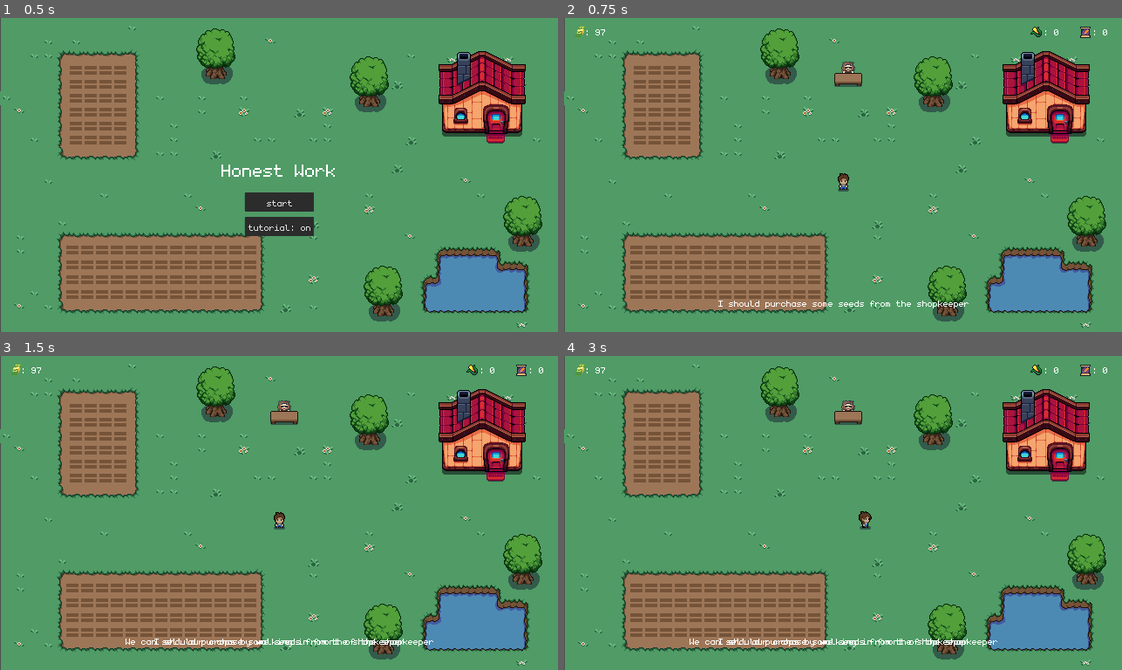
Above: before the commit, frames 1-4 (two rows, left to right).
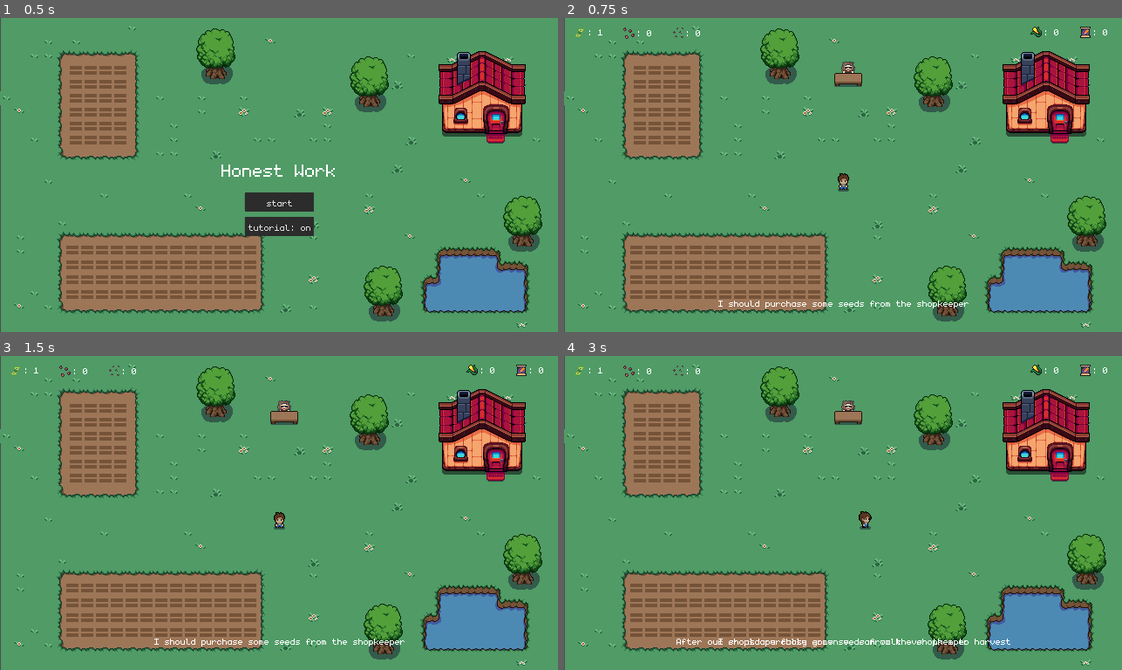
Above: after the commit, the same moments.

Repository: cammcinnes/wintermelonjam-2023
Game: Godot game, scene res://scenes/main.tscn
The game is run twice, just before and just after one commit, with the same random seed, the same clock (stepped at 60 frames per second) and the same inputs.
Inputs (mouse positions are in pixels of both pictures, inside the frame that each line leads up to):
- Up to frame 1 (0.5 s): no input
- Up to frame 2 (0.75 s): click (843, 203) at 0.5 s
- Up to frame 3 (1.5 s): drag from (251, 588) to (78, 462) at 1.27 s
- Up to frame 4 (3 s): drag from (753, 588) to (642, 462) at 2.02 s; tap Enter at 2.75 s; move the mouse to (798, 588) at 2.77 s; hold D (move_right) from 2.78 s (still down); tap 2 (select_wheat, bound only after the commit) at 2.85 s

Frame 1 is identical in both runs. In frame 2, 0.1% of the frame differs, in the area x 1-25%, y 2-7%; in frame 3, 0.3%; in frame 4, 0.4%, in the area x 1-80%, y 2-93%.

Commit message:
Changed game mechanics and tips to be more fun

Diff:
--- a/project.godot
+++ b/project.godot
@@ -65,6 +65,16 @@
 "events": [Object(InputEventKey,"resource_local_to_scene":false,"resource_name":"","device":-1,"window_id":0,"alt_press …(182 unchanged characters)…
 ]
 }
+select_corn={
+"deadzone": 0.5,
+"events": [Object(InputEventKey,"resource_local_to_scene":false,"resource_name":"","device":-1,"window_id":0,"alt_pressed":false,"shift_pressed":false,"ctrl_pressed":false,"meta_pressed":false,"pressed":false,"keycode":0,"physical_keycode":49,"key_label":0,"unicode":49,"echo":false,"script":null)
+]
+}
+select_wheat={
+"deadzone": 0.5,
+"events": [Object(InputEventKey,"resource_local_to_scene":false,"resource_name":"","device":-1,"window_id":0,"alt_pressed":false,"shift_pressed":false,"ctrl_pressed":false,"meta_pressed":false,"pressed":false,"keycode":0,"physical_keycode":50,"key_label":0,"unicode":50,"echo":false,"script":null)
+]
+}
 
 [rendering]
 
--- a/scenes/growzone.tscn
+++ b/scenes/growzone.tscn
@@ -124,11 +124,8 @@
 [node name="corn_grow_timer" type="Timer" parent="."]
 wait_time = 5.0
 
-[node name="cooldown" type="Timer" parent="."]
-wait_time = 3.0
-
 [connection signal="area_entered" from="hoed_land/can_grow" to="." method="_on_area_2d_area_entered"]
+[connection signal="body_entered" from="hoed_land/can_grow" to="." method="_on_can_grow_body_entered"]
 [connection signal="input_event" from="hoed_land/can_grow" to="." method="_on_area_2d_input_event"]
 [connection signal="timeout" from="wheat_grow_timer" to="." method="_on_wheat_grow_timer_timeout"]
 [connection signal="timeout" from="corn_grow_timer" to="." method="_on_corn_grow_timer_timeout"]
-[connection signal="timeout" from="cooldown" to="." method="_on_cooldown_timeout"]
--- a/scenes/gui.tscn
+++ b/scenes/gui.tscn
@@ -21,9 +21,17 @@
 atlas = ExtResource("1_dfwng")
 region = Rect2(0, 144, 16, 16)
 
+[sub_resource type="AtlasTexture" id="AtlasTexture_ypkl8"]
+atlas = ExtResource("1_dfwng")
+region = Rect2(80, 144, 16, 16)
+
 [sub_resource type="AtlasTexture" id="AtlasTexture_mitdf"]
 atlas = ExtResource("1_dfwng")
 region = Rect2(0, 80, 16, 16)
+
+[sub_resource type="AtlasTexture" id="AtlasTexture_wmksw"]
+atlas = ExtResource("1_dfwng")
+region = Rect2(80, 80, 16, 16)
 
 [sub_resource type="SpriteFrames" id="SpriteFrames_s12vm"]
 animations = [{
@@ -51,11 +59,27 @@
 }, {
 "frames": [{
 "duration": 1.0,
+"texture": SubResource("AtlasTexture_ypkl8")
+}],
+"loop": true,
+"name": &"corn_seed",
+"speed": 5.0
+}, {
+"frames": [{
+"duration": 1.0,
 "texture": SubResource("AtlasTexture_mitdf")
 }],
 "loop": true,
 "name": &"wheat",
 "speed": 0.0
+}, {
+"frames": [{
+"duration": 1.0,
+"texture": SubResource("AtlasTexture_wmksw")
+}],
+"loop": true,
+"name": &"wheat_seed",
+"speed": 5.0
 }]
 
 [node name="GUI" type="CanvasLayer"]
@@ -129,6 +153,40 @@
 text = ": 1"
 horizontal_alignment = 1
 
+[node name="wheat_seed" type="AnimatedSprite2D" parent="money"]
+position = Vector2(131, 17)
+sprite_frames = SubResource("SpriteFrames_s12vm")
+animation = &"wheat_seed"
+autoplay = "wheat_seed"
+
+[node name="wheat_seed_label" type="Label" parent="money"]
+layout_mode = 0
+offset_left = 128.0
+offset_top = 10.0
+offset_right = 168.0
+offset_bottom = 32.0
+theme_override_fonts/font = ExtResource("2_3mn8g")
+theme_override_font_sizes/font_size = 16
+text = ": 1"
+horizontal_alignment = 1
+
+[node name="corn_seed" type="AnimatedSprite2D" parent="money"]
+position = Vector2(75, 17)
+sprite_frames = SubResource("SpriteFrames_s12vm")
+animation = &"corn_seed"
+autoplay = "corn_seed"
+
+[node name="corn_seed_label" type="Label" parent="money"]
+layout_mode = 0
+offset_left = 72.0
+offset_top = 10.0
+offset_right = 112.0
+offset_bottom = 32.0
+theme_override_fonts/font = ExtResource("2_3mn8g")
+theme_override_font_sizes/font_size = 16
+text = ": 1"
+horizontal_alignment = 1
+
 [node name="gameover" type="Control" parent="."]
 layout_mode = 3
 anchors_preset = 8
@@ -358,6 +416,17 @@
 tooltip_text = "hey"
 theme_override_fonts/font = ExtResource("2_3mn8g")
 text = "Hmm.. maybe I should purchase some seeds from the shopkeeper"
+horizontal_alignment = 1
+
+[node name="select_seeds" type="Label" parent="tips"]
+layout_mode = 1
+anchors_preset = 15
+anchor_right = 1.0
+anchor_bottom = 1.0
+grow_horizontal = 2
+grow_vertical = 2
+tooltip_text = "hey"
+theme_override_fonts/font = ExtResource("2_3mn8g")
 horizontal_alignment = 1
 
 [node name="plant_seeds" type="Label" parent="tips"]
--- a/scripts/corn_seed.gd
+++ b/scripts/corn_seed.gd
@@ -10,25 +10,25 @@
 
 func _physics_process(delta):
 	if selected:
-		global_position = lerp(global_position, get_global_mouse_position(), 25 * delta)
+		global_position = get_global_mouse_position()
+	if Main.numofcornseed <= 0:
+		self.visible = false
+		selected = false
 
-
-# select with mouse cursor
-func _on_area_2d_input_event(viewport, event, shape_idx):
-	if Input.is_action_just_pressed("click"):
-		Main.plantselected = seed_type
-		selected = true
-
-# select with a left click
+# select corn seed to plant
 func _input(event):
-	if event is InputEventMouseButton:
-		if event.button_index == 1 and not event.pressed:
+	if Input.is_action_just_pressed("select_corn"):
+		if not selected:
+			if not Main.first_time_buy:
+				Main.first_time_select = false
+			Main.plantselected = seed_type
+			self.visible = true
+			selected = true
+		else:
+			self.visible = false
 			selected = false
-
 
 # add plant to grow zone if not occupied
 func _on_area_2d_body_entered(body):
 	if body.has_method("can_grow") and not body.occupied:
-		selected = false
-		planted = true
 		body.occupied = true
--- a/scripts/growzone.gd
+++ b/scripts/growzone.gd
@@ -22,14 +22,17 @@
 
 
 func _on_area_2d_area_entered(area):
-	if not plantgrowing and not Main.onCooldown:
+	if not plantgrowing:
 		Main.first_time_plant = false
-		if plant == 1:
+		if plant == 1 and Main.numofcornseed > 0:
 			grow_corn()
-		if plant == 2:
+			Main.numofcornseed -= 1
+		if plant == 2 and Main.numofwheatseed > 0:
 			grow_wheat()
+			Main.numofwheatseed -= 1
 	else:
 		pass
+
 
 # change frames on timer timeout 5 sec intervals
 func _on_corn_grow_timer_timeout():
@@ -57,30 +60,12 @@
 		wheat_plant.frame = 3
 		plant_grown = true
 
-
-func _on_area_2d_input_event(viewport, event, shape_idx):
-	if Input.is_action_just_pressed("click"):
-		Main.first_time_harvest = false
-		if plant_grown:
-			if plant == 1:
-				harvest_corn()
-			if plant == 2:
-				harvest_wheat()
-			else:
-				pass
-
-
-
-func _on_cooldown_timeout():
-	Main.onCooldown = false
-
 # start corn timer and show growth
 func grow_corn():
 	plantgrowing = true
 	$corn_grow_timer.start()
 	$plant.play("corn_grow")
 	Main.onCooldown = true
-	$cooldown.start()
 
 # start wheat timer and show growth
 func grow_wheat():
@@ -88,7 +73,6 @@
 	$wheat_grow_timer.start()
 	$plant.play("wheat_grow")
 	Main.onCooldown = true
-	$cooldown.start()
 
 # get rid of corn in grow zone and add money to player
 func harvest_corn():
@@ -105,3 +89,15 @@
 	plantgrowing = false
 	plant_grown = false
 	$plant.play("none")
+
+
+func _on_can_grow_body_entered(body):
+	if body.has_method("move_player"):
+		Main.first_time_harvest = false
+		if plant_grown:
+			if plant == 1:
+				harvest_corn()
+			if plant == 2:
+				harvest_wheat()
+			else:
+				pass
--- a/scripts/gui.gd
+++ b/scripts/gui.gd
@@ -22,6 +22,8 @@
 func add_text_to_ingame_gui():
 	$crop/wheat_label.text = ": 0"
 	$crop/corn_label.text = ": 0"
+	$money/wheat_seed_label.text = ": 0"
+	$money/corn_seed_label.text = ": 0"
 	$money/cash_label.text = ": 0"
 	$gameover/end_screen.text = ""
 
@@ -38,6 +40,7 @@
 	update_gui_labels()
 	updatecash()
 	showBuyTip()
+	showSelectTip()
 	showPlantTip()
 	showHarvestTip()
 	showSellTip()
@@ -53,6 +56,8 @@
 func update_gui_labels():
 	$crop/wheat_label.text = ": " + str(Main.numofwheat)
 	$crop/corn_label.text = ": " + str(Main.numofcorn)
+	$money/wheat_seed_label.text = ": " + str(Main.numofwheatseed)
+	$money/corn_seed_label.text = ": " + str(Main.numofcornseed)
 	$money/cash_label.text = ": " + str(Main.cash)
 
 func updatecash():
@@ -79,7 +84,7 @@
 	Main.plantselected = 1
 	Main.numofwheat = 0
 	Main.numofcorn = 0
-	Main.cash = 97
+	Main.cash = 1
 
 # Makes the game over screen visible
 func game_over_screen():
@@ -116,14 +121,21 @@
 func showHarvestTip():
 	if not Main.first_time_plant and Main.first_time_harvest:
 		$tips/harvest_seeds.visible = true
-		$tips/harvest_seeds.text = "After our crops are fully grown we can left click them to harvest"
+		$tips/harvest_seeds.text = "After our crops are fully grown we can walk over them to harvest"
 	else:
 		$tips/harvest_seeds.visible = false
 
+func showSelectTip():
+	if not Main.first_time_buy and Main.first_time_select:
+		$tips/select_seeds.visible = true
+		$tips/select_seeds.text = "Press 1 to select purchased corn seeds, Press 2 to select purchased wheat seeds"
+	else:
+		$tips/select_seeds.visible = false
+
 func showPlantTip():
-	if not Main.first_time_buy and Main.first_time_plant:
+	if not Main.first_time_select and Main.first_time_plant:
 		$tips/plant_seeds.visible = true
-		$tips/plant_seeds.text = "Left click and drag the seeds to an open fertilized plot of land to plant them"
+		$tips/plant_seeds.text = "Hover your cursor with a seed type selected over an open fertilized plot of land to plant them"
 	else:
 		$tips/plant_seeds.visible = false
 
--- a/scripts/main.gd
+++ b/scripts/main.gd
@@ -3,12 +3,15 @@
 var plantselected = 1
 var numofwheat = 0
 var numofcorn = 0
-var cash = 97
+var numofwheatseed = 0
+var numofcornseed = 0
+var cash = 1
 
 # variables for tips
 var tutorial = true
 
 var first_time_buy = true
+var first_time_select = true
 var first_time_plant = true
 var first_time_harvest = true
 var first_time_sell = true
--- a/scripts/shop.gd
+++ b/scripts/shop.gd
@@ -10,18 +10,10 @@
 func _process(delta):
 	if Main.ingame:
 		self.visible = true
-	if $shopmenu.item1owned == true:
-		$corn_seed.visible = true
-	if $shopmenu.item2owned == true:
-		$wheat_seed.visible = true
 	if $shopmenu.item4owned == true:
 		Main.game_over()
 		$shopmenu.visible = false
 		$shopmenu.item4owned = false
-	if $corn_seed.planted == true:
-		corn_redo()
-	if $wheat_seed.planted == true:
-		wheat_redo()
 
 
 func _on_area_2d_body_entered(body):
@@ -31,15 +23,3 @@
 func _on_area_2d_body_exited(body):
 	if body.has_method("player_shop_method"):
 		$shopmenu.visible = false
-
-func corn_redo():
-	$corn_seed.position = $pickup.position
-	$corn_seed.visible = false
-	$shopmenu.item1owned = false
-	$corn_seed.planted = false
-
-func wheat_redo():
-	$wheat_seed.position = $pickup.position
-	$wheat_seed.visible = false
-	$shopmenu.item2owned = false
-	$wheat_seed.planted = false
--- a/scripts/shopmenu.gd
+++ b/scripts/shopmenu.gd
@@ -46,12 +46,10 @@
 	if item == 1:
 		price = item1price
 		if Main.cash >= price:
-			if item1owned == false:
 				buy(1)
 	elif item == 2:
 		price = item2price
 		if Main.cash >= price:
-			if item2owned == false:
 				buy(2)
 	elif item == 3 and not usedcharm:
 		price = item3price
@@ -88,11 +86,14 @@
 	Main.cash -= price
 	if i == 1:
 		item1owned = true
+		Main.numofcornseed += 1
 	if i == 2:
 		item2owned = true
+		Main.numofwheatseed += 1
 	if i == 3:
 		usedcharm = true
 		item2owned = true
+		Main.numofwheatseed += 1
 	if i == 4:
 		item4owned = true
 		Main.first_time_objective = false
--- a/scripts/wheat_seed.gd
+++ b/scripts/wheat_seed.gd
@@ -11,24 +11,26 @@
 
 func _physics_process(delta):
 	if selected:
-		global_position = lerp(global_position, get_global_mouse_position(), 25 * delta)
+		global_position = get_global_mouse_position()
+	if Main.numofwheatseed <= 0:
+		self.visible = false
+		selected = false
 
 
-# select wheat seed on click
-func _on_area_2d_input_event(viewport, event, shape_idx):
-	if Input.is_action_just_pressed("click"):
-		Main.plantselected = seed_type
-		selected = true
-
-# only allow clicks with left mouse button
+# select wheat seed to plant
 func _input(event):
-	if event is InputEventMouseButton:
-		if event.button_index == 1 and not event.pressed:
+	if Input.is_action_just_pressed("select_wheat"):
+		if not selected:
+			Main.plantselected = seed_type
+			if not Main.first_time_buy:
+				Main.first_time_select = false
+			self.visible = true
+			selected = true
+		else:
+			self.visible = false
 			selected = false
 
 # de select wheat seed if body is not occupied and grow zone
 func _on_area_2d_entered(body):
 	if body.has_method("can_grow") and not body.occupied:
-			selected = false
-			planted = true
 			body.occupied = true
Not shown: 1 places in scenes/gui.tscn that only renumber resources
